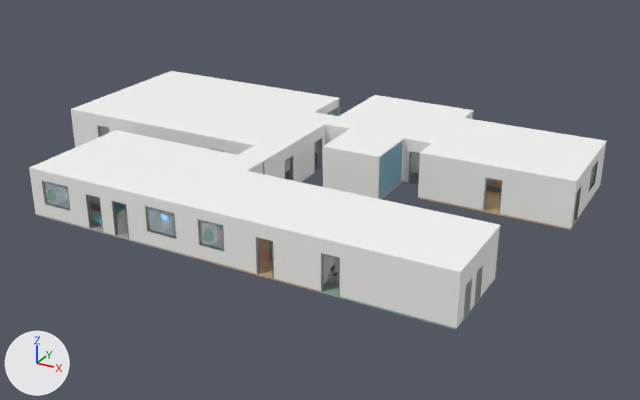
An edit to the Blender file compose/ai_company_floor.blend, drawn before and after from the same camera.
The view is the same before and after, from a 50 mm camera at (40.1, -35.9, 23.2) aimed at (14.0, 11.5, -0.5). Lighting does not change. The marker at lower left points along +X, +Y and +Z. The picture after the commit comes second. Objects named as collision shapes, trigger or cutter boxes, shadow casters or lower levels of detail are left out.

In view in the first picture: 'T00_Ceiling', 'T00_Wall_S', 'T01_Ceiling', 'T01_Wall_S', 'T04_Ceiling', 'T04_Wall_S', 'T06_Ceiling', 'T07_Wall_S', 'T08_Ceiling', 'T08_Wall_S', 'T09_Ceiling', 'T09_Wall_S' and 41 more.
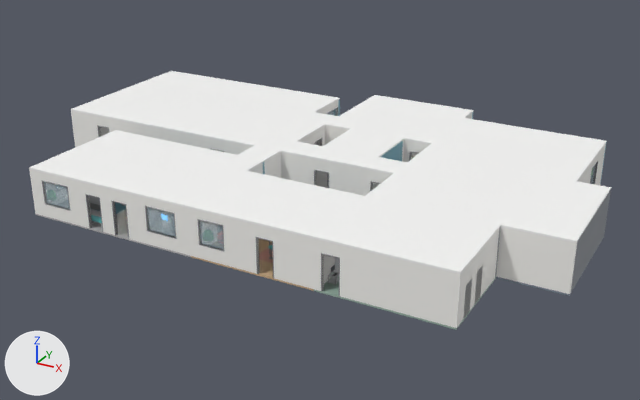
Boxes (x1, y1, x2, y2) around the edits, measured in the pictures (640 x 400 px):
'T11_Ceiling', added
    after: (365, 153, 611, 243)
'T11_Wall_S', added
    after: (496, 227, 577, 294)
'T10_Wall_S', added
    after: (281, 152, 392, 196)
'T10_Ceiling', added
    after: (281, 141, 407, 174)
'T11_Wall_E', added
    after: (571, 191, 610, 291)
'T10_Wall_N', added
    after: (316, 171, 379, 189)
'T11_Floor', added
    after: (496, 237, 604, 296)
'T10_Frames_S', added
    after: (314, 170, 381, 191)
'T10_Frames_N', added (mostly hidden)
    after: (327, 173, 328, 188)
'T08_Wall_S', unchanged, covered by the edit
    before: (418, 154, 577, 229)
'T07_Wall_S', unchanged, covered by the edit
    before: (323, 148, 380, 199)
'T02_Wall_S', unchanged, covered by the edit
    before: (264, 126, 325, 182)
    after: (264, 126, 325, 178)

The change, as a diff of the scene's bpy script:
```diff
--- a/compose/ai_company_floor.blend.py
+++ b/compose/ai_company_floor.blend.py
@@ ob_t11_wall_s @@
+ob_t11_wall_s = bpy.data.objects.new('T11_Wall_S', me_wall_s_011)  # 24 vertices, 12 faces; spans x 0.0..12.0, y 0.0..0.2, z 0.0..3.0; in mat_wall_011 (white #f7f6f2)
+ob_t11_wall_s.location = (20.0, 6.0, 0.0)
@@ ob_t11_wall_e @@
+ob_t11_wall_e = bpy.data.objects.new('T11_Wall_E', me_wall_e_011)  # 24 vertices, 12 faces; spans x 11.8..12.0, y 0.2..7.8, z 0.0..3.0; in mat_wall_dark_001 (grey #81868e)
+ob_t11_wall_e.location = (20.0, 6.0, 0.0)
@@ ob_t11_floor @@
+ob_t11_floor = bpy.data.objects.new('T11_Floor', me_floor_011)  # 24 vertices, 12 faces; spans x 0.0..12.0, y 0.0..8.0, z -0.1..0.0; in mat_floor_carpet_006 (greyish blue #7c8695)
+ob_t11_floor.location = (20.0, 6.0, 0.0)
@@ ob_t11_ceiling @@
+ob_t11_ceiling = bpy.data.objects.new('T11_Ceiling', me_ceiling_011)  # 24 vertices, 12 faces; spans x 0.0..12.0, y 0.0..8.0, z 3.0..3.1; in mat_ceiling_011 (white #fafaf9)
+ob_t11_ceiling.location = (20.0, 6.0, 0.0)
@@ ob_t10_wall_s @@
+ob_t10_wall_s = bpy.data.objects.new('T10_Wall_S', me_wall_s_010)  # 120 vertices, 60 faces; spans x 0.0..8.0, y 0.0..0.2, z 0.0..3.0; in mat_wall_010 (white #f7f6f2)
+ob_t10_wall_s.location = (12.0, 10.0, 0.0)
@@ ob_t10_wall_n @@
+ob_t10_wall_n = bpy.data.objects.new('T10_Wall_N', me_wall_n_010)  # 120 vertices, 60 faces; spans x 0.0..8.0, y 1.8..2.0, z 0.0..3.0; in mat_wall_010 (white #f7f6f2)
+ob_t10_wall_n.location = (12.0, 10.0, 0.0)
@@ ob_t10_frames_s @@
+ob_t10_frames_s = bpy.data.objects.new('T10_Frames_S', me_frames_s_008)  # 144 vertices, 72 faces; spans x 2.45..7.55, y -0.01..0.21, z 0.0..2.25; in mat_frame_010 (grey #898b90)
+ob_t10_frames_s.location = (12.0, 10.0, 0.0)
@@ ob_t10_frames_n @@
+ob_t10_frames_n = bpy.data.objects.new('T10_Frames_N', me_frames_n_007)  # 144 vertices, 72 faces; spans x 2.45..7.55, y 1.79..2.01, z 0.0..2.25; in mat_frame_010 (grey #898b90)
+ob_t10_frames_n.location = (12.0, 10.0, 0.0)
@@ ob_t10_ceiling @@
+ob_t10_ceiling = bpy.data.objects.new('T10_Ceiling', me_ceiling_010)  # 24 vertices, 12 faces; spans x 0.0..8.0, y 0.0..2.0, z 3.0..3.1; in mat_ceiling_010 (white #fafaf9)
+ob_t10_ceiling.location = (12.0, 10.0, 0.0)
```
